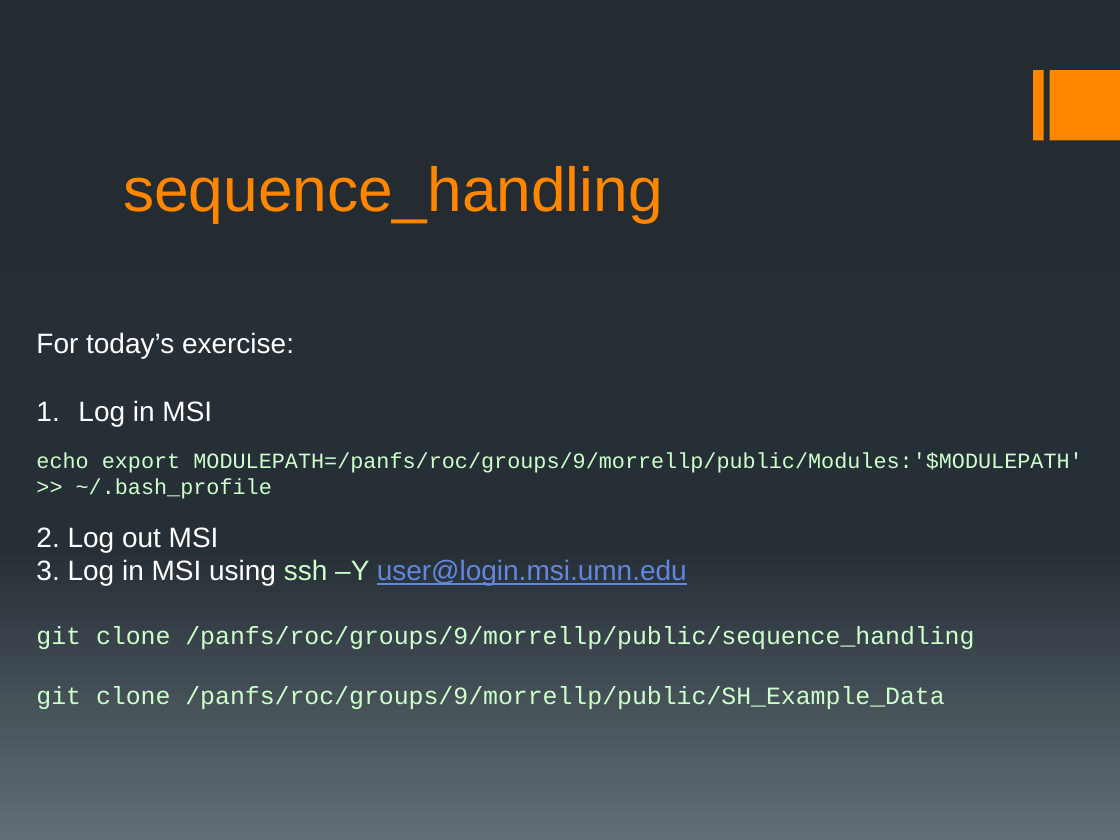
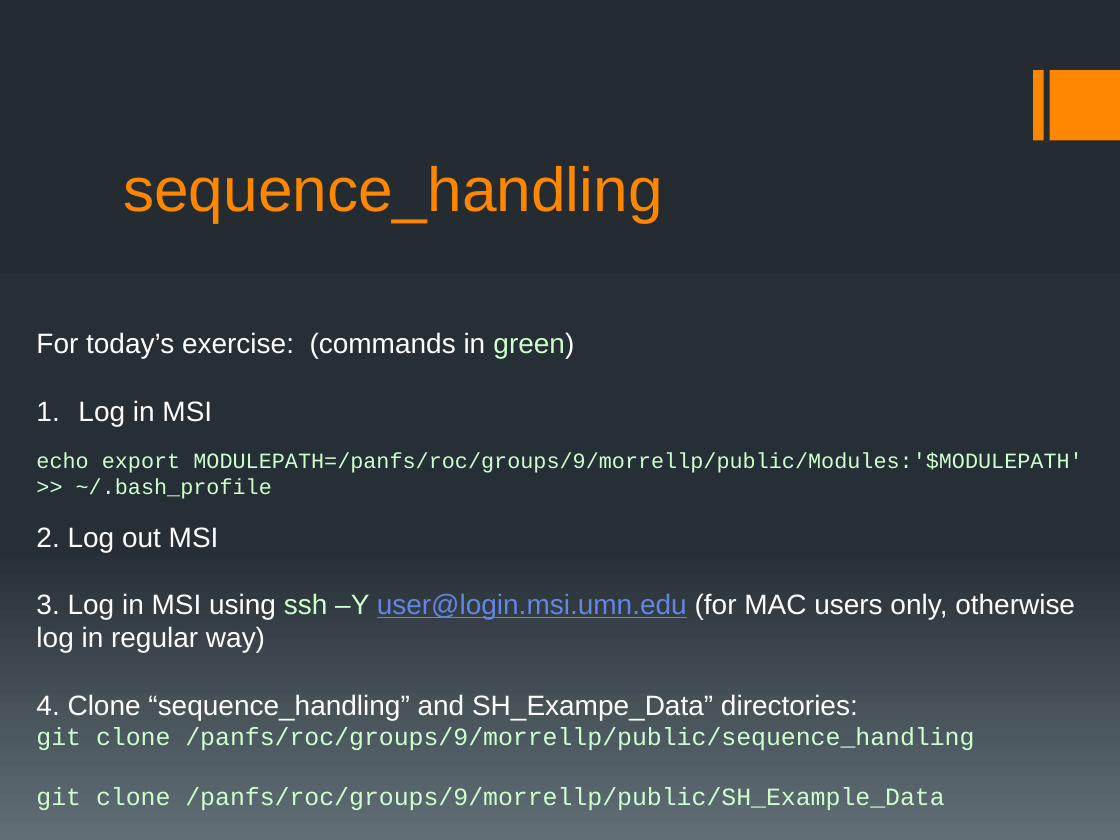
Before and after one commit to MorrellLAB/DoesNaughtCompute, a slide deck: slide 3 of Sequence_Handling/DoesNaughtCompute_SeqHandling_Dec052016.pptx. Drawn at 1120x840 pixels with LibreOffice and Linux fonts; fonts in the diff are those of the drawing. Boxes give left, top, right and bottom in pixels: in the first picture for what was removed or moved away, otherwise in the second. Text is boxed around its words. In the diff, an @@ line names an element or a change of style, - is before the commit and + after.

Commit message:
Made clarifications

```diff
--- a/Sequence_Handling/DoesNaughtCompute_SeqHandling_Dec052016.pptx
+++ b/Sequence_Handling/DoesNaughtCompute_SeqHandling_Dec052016.pptx
@@ text at bbox=[36, 332, 574, 359]: text changed @@
-For today’s exercise:
+For today’s exercise: (commands in green)
@@ text at bbox=[36, 593, 1075, 720]: text changed; text colour #6187E3 to #FFFFFF @@
-3. Log in MSI using ssh –Y user@login.msi.umn.edu
+3. Log in MSI using ssh –Y user@login.msi.umn.edu (for MAC users only, otherwise log in regular way)
+4. Clone “sequence_handling” and SH_Exampe_Data” directories:
```
